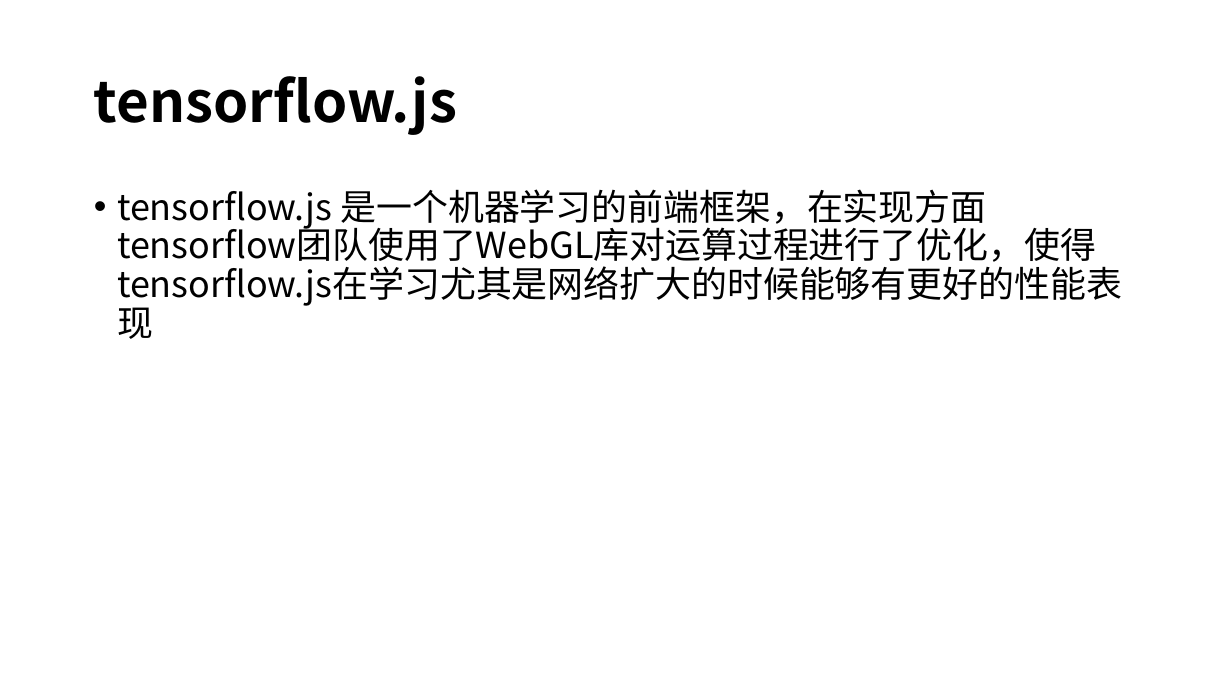
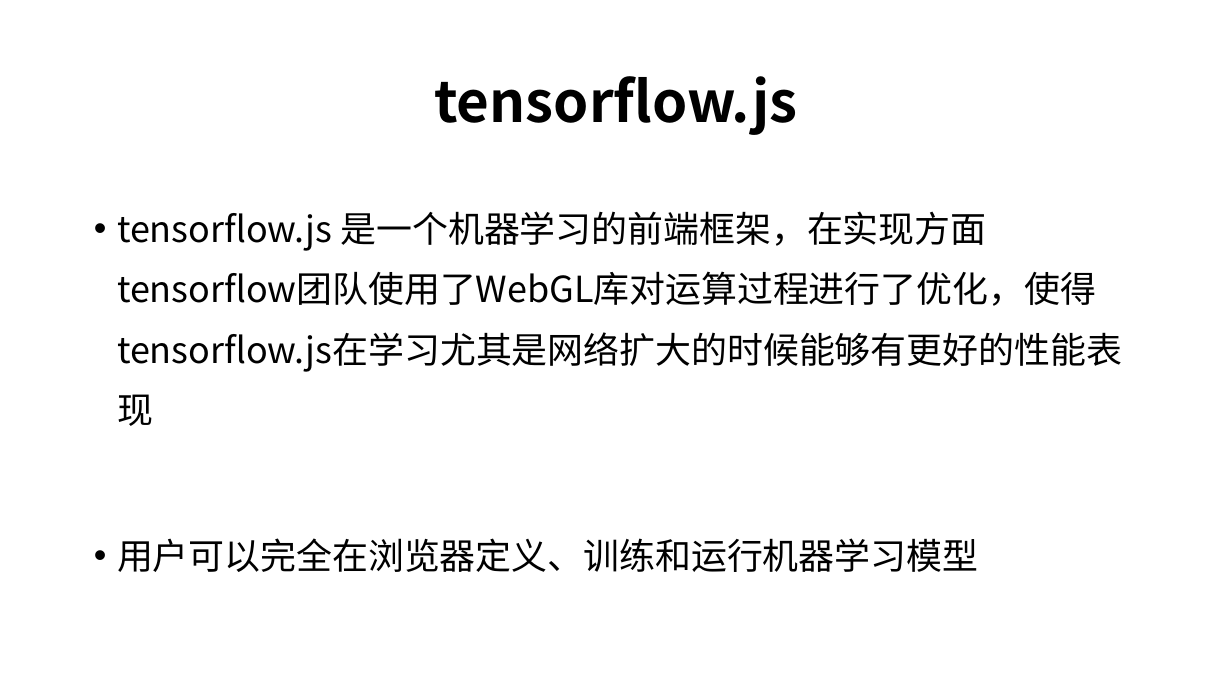
Before and after one commit to xxyj/face-recognition-demo, a slide deck: slide 17 of 前端人脸识别初探.pptx. Drawn at 1232x693 pixels with LibreOffice and Linux fonts; fonts in the diff are those of the drawing. Boxes give left, top, right and bottom in pixels: in the first picture for what was removed or moved away, otherwise in the second. Text is boxed around its words. In the diff, an @@ line names an element or a change of style, - is before the commit and + after.

```diff
--- a/前端人脸识别初探.pptx
+++ b/前端人脸识别初探.pptx
@@ title "tensorflow.js" at [434,76,797,135]: alignment left to centre @@
@@ text at [117,211,1122,372]: line spacing 0.9 to 1.4 @@
@@ text at [117,538,978,572]: paragraph added @@
+• 用户可以完全在浏览器定义、训练和运行机器学习模型
```
Also in this commit, not shown: 3 slides added, 2 slides removed.
